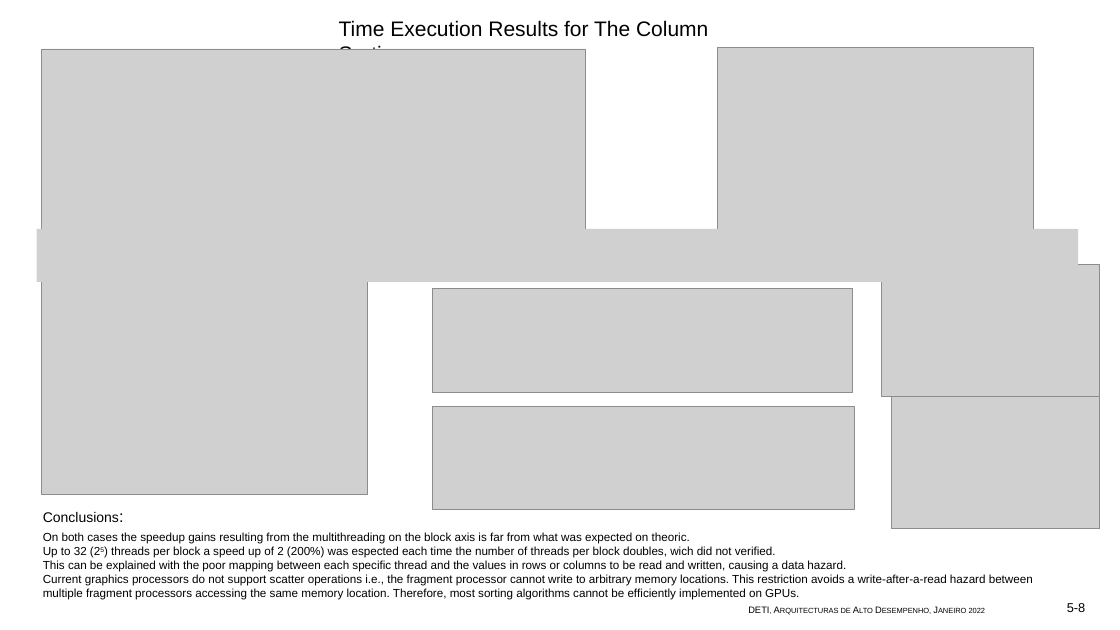
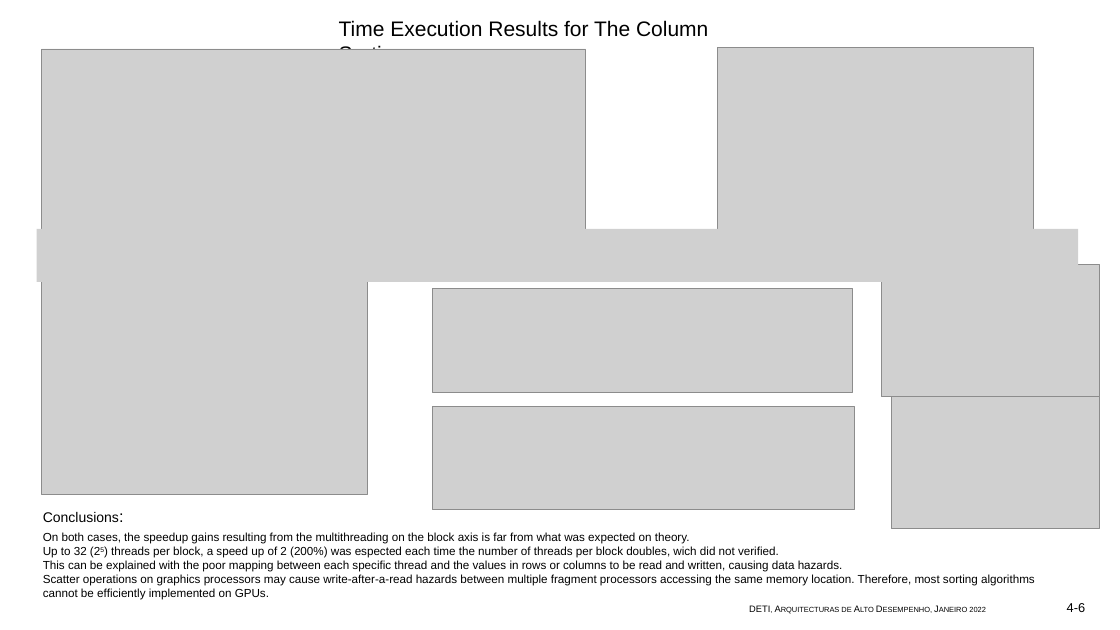
Before and after one commit to Pinto1088/AAD_2022, a slide deck: slide 5 of Assignment2/Apresentação2.pptx. Drawn at 1120x630 pixels with LibreOffice and Linux fonts; fonts in the diff are those of the drawing; grey boxes stand for pictures. Boxes give left, top, right and bottom in pixels: in the first picture for what was removed or moved away, otherwise in the second. Text is boxed around its words. In the diff, an @@ line names an element or a change of style, - is before the commit and + after.

```diff
--- a/Assignment2/Apresentação2.pptx
+++ b/Assignment2/Apresentação2.pptx
@@ text at <box>43,532,1035,600</box>: text changed @@
-On both cases the speedup gains resulting from the multithreading on the block axis is far from what was expected on theoric.
-Up to 32 (25) threads per block a speed up of 2 (200%) was espected each time the number of threads per block doubles, wich did not verified.
-This can be explained with the poor mapping between each specific thread and the values in rows or columns to be read and written, causing a data hazard.
-Current graphics processors do not support scatter operations i.e., the fragment processor cannot write to arbitrary memory locations. This restriction avoids a write-after-a-read hazard between multiple fragment processors accessing the same memory location. Therefore, most sorting algorithms cannot be efﬁciently implemented on GPUs.
+On both cases, the speedup gains resulting from the multithreading on the block axis is far from what was expected on theory.
+Up to 32 (25) threads per block, a speed up of 2 (200%) was espected each time the number of threads per block doubles, wich did not verified.
+This can be explained with the poor mapping between each specific thread and the values in rows or columns to be read and written, causing data hazards.
+Scatter operations on graphics processors may cause write-after-a-read hazards between multiple fragment processors accessing the same memory location. Therefore, most sorting algorithms cannot be efﬁciently implemented on GPUs.
@@ text at <box>1067,603,1086,612</box>: text changed @@
-5-8
+4-6
```
Also in this commit, not shown: 4 other slides changed, 2 slides added, 3 slides removed.
